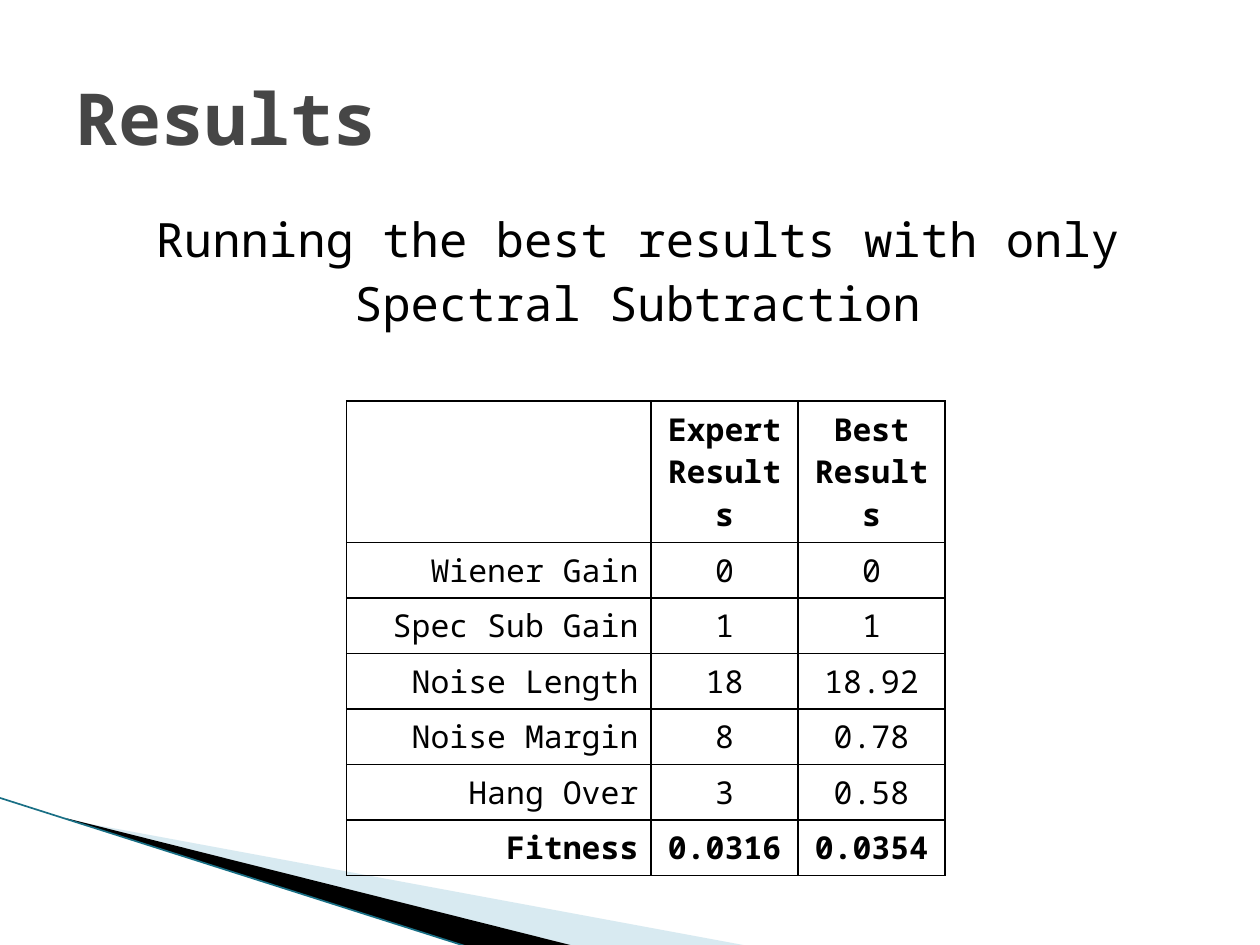
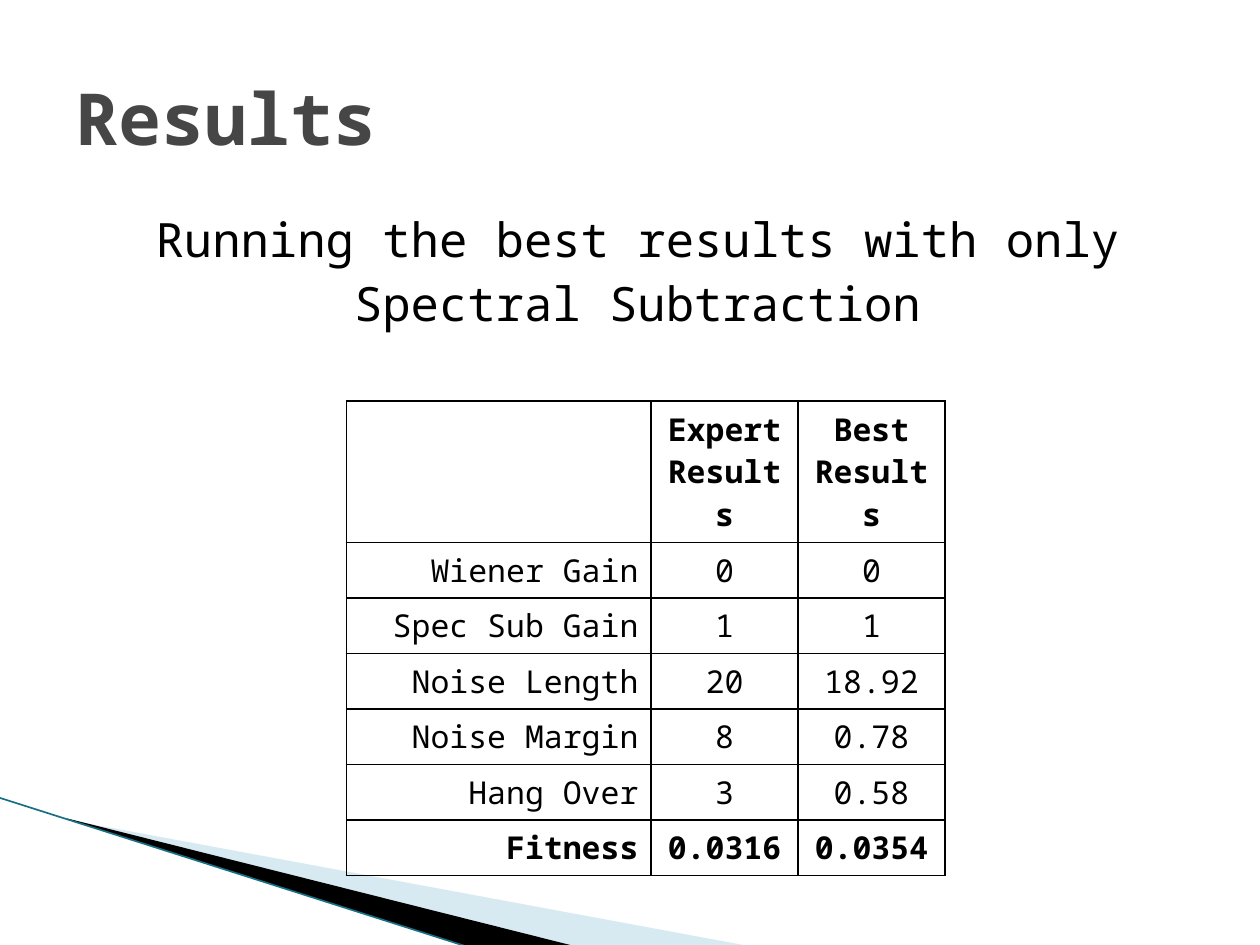
Before and after one commit to vfasburg/cse_848, a slide deck: slide 16 of project/848_Project_Presentation_Fasburg_Thomas.pptx. Drawn at 1260x945 pixels with LibreOffice and Linux fonts; fonts in the diff are those of the drawing; background and template pictures are left out. Boxes give left, top, right and bottom in pixels: in the first picture for what was removed or moved away, otherwise in the second. Text is boxed around its words. In the diff, an @@ line names an element or a change of style, - is before the commit and + after.

```diff
--- a/project/848_Project_Presentation_Fasburg_Thomas.pptx
+++ b/project/848_Project_Presentation_Fasburg_Thomas.pptx
@@ table at box(346, 401, 946, 864) @@
-row 4, column 2: 18
+row 4, column 2: 20
```
Also in this commit, not shown: 3 other slides changed.
